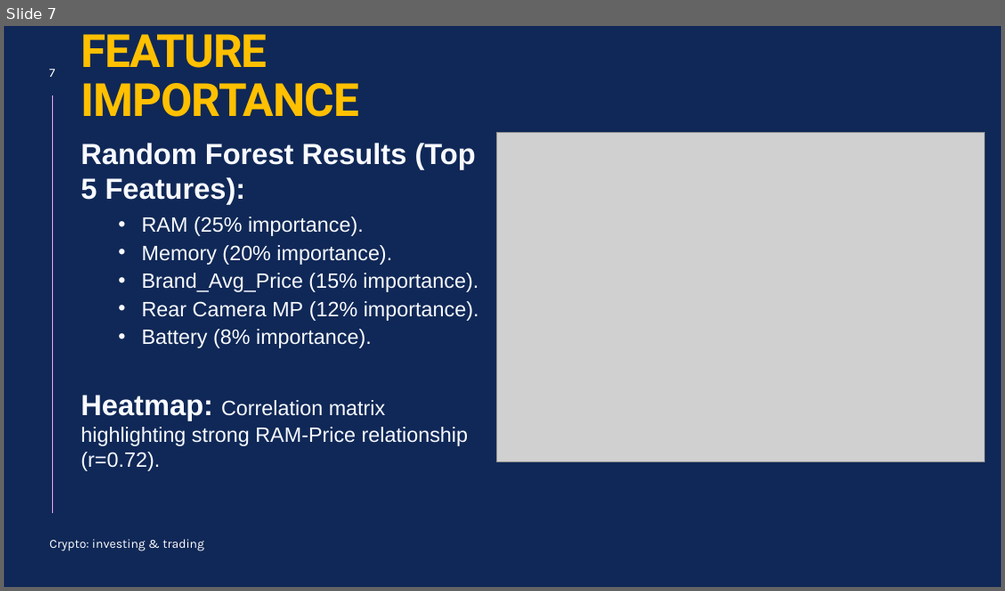
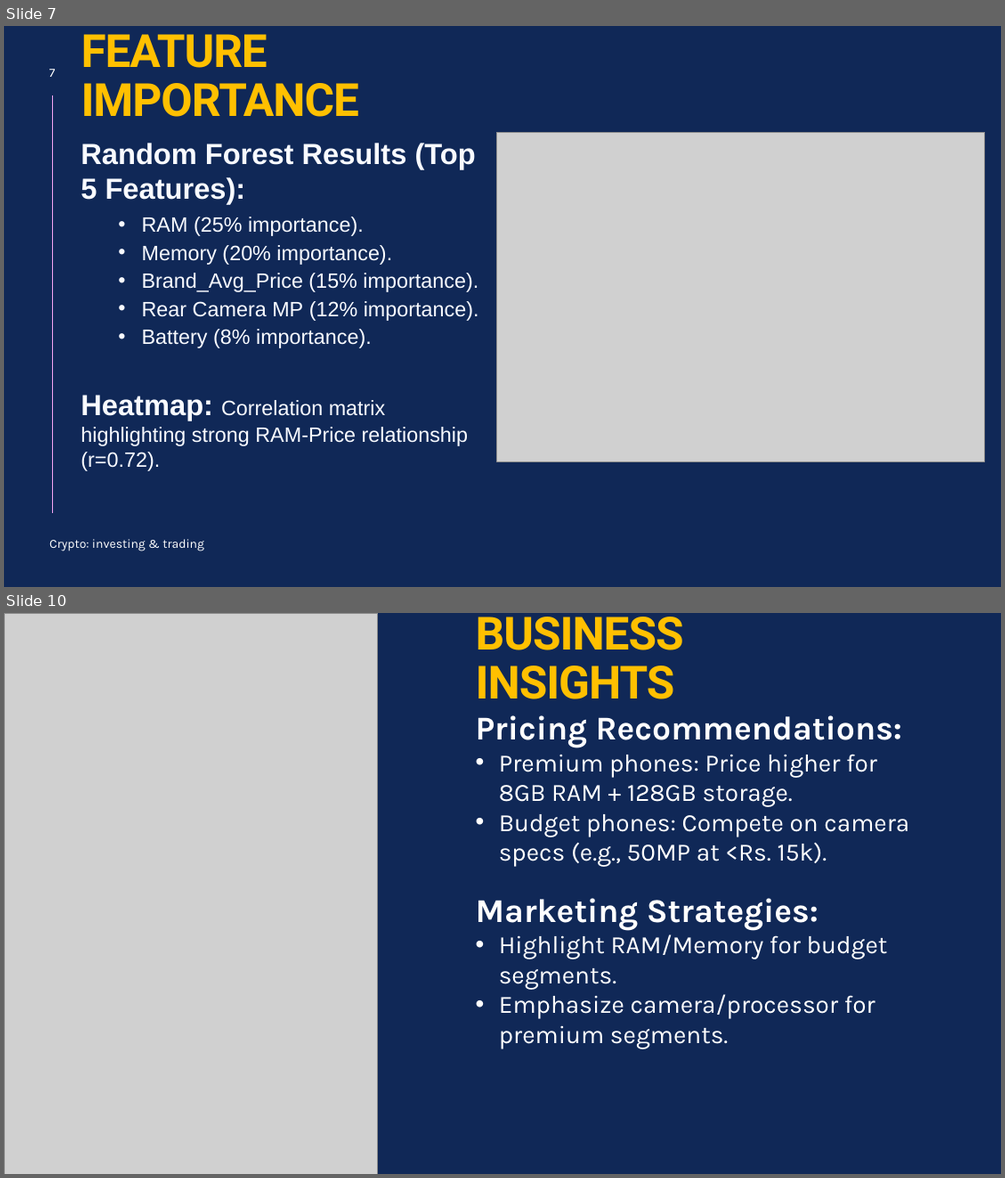
Before and after one commit to tayade-aniket/mobile-price-prediction-NHIS, a slide deck: ppt.pptx. Shown one above the other, each under a label of ours: slide 7 before the commit, slides 7 and 10 after it; the slides between them are not shown. The pictures are 1005x591 and 1005x1178 pixels, drawn with LibreOffice and Linux fonts; fonts in the diff are those of the drawing; grey boxes stand for pictures. Boxes give left, top, right and bottom in pixels: in the first picture for what was removed or moved away, otherwise in the second. Text is boxed around its words. In the diff, an @@ line names an element or a change of style, - is before the commit and + after.

```diff
--- a/ppt.pptx
+++ b/ppt.pptx
@@ slide 10 added at (4, 613, 1001, 1174), background #102857 @@
@@ picture added at (4, 613, 378, 1174) @@
@@ title added at (476, 617, 684, 699), 44 pt, text #FFC000, bold @@
+BUSINESS INSIGHTS
@@ text added at (476, 715, 909, 1049), 24 pt, text #FFFFFF @@
+Pricing Recommendations:
+• Premium phones: Price higher for 8GB RAM + 128GB storage.
+• Budget phones: Compete on camera specs (e.g., 50MP at <Rs. 15k).
+Marketing Strategies:
+• Highlight RAM/Memory for budget segments.
+• Emphasize camera/processor for premium segments.
```
Also in this commit, not shown: 1 slide changed, 4 other slides added, 13 slides removed, 2 other files.
